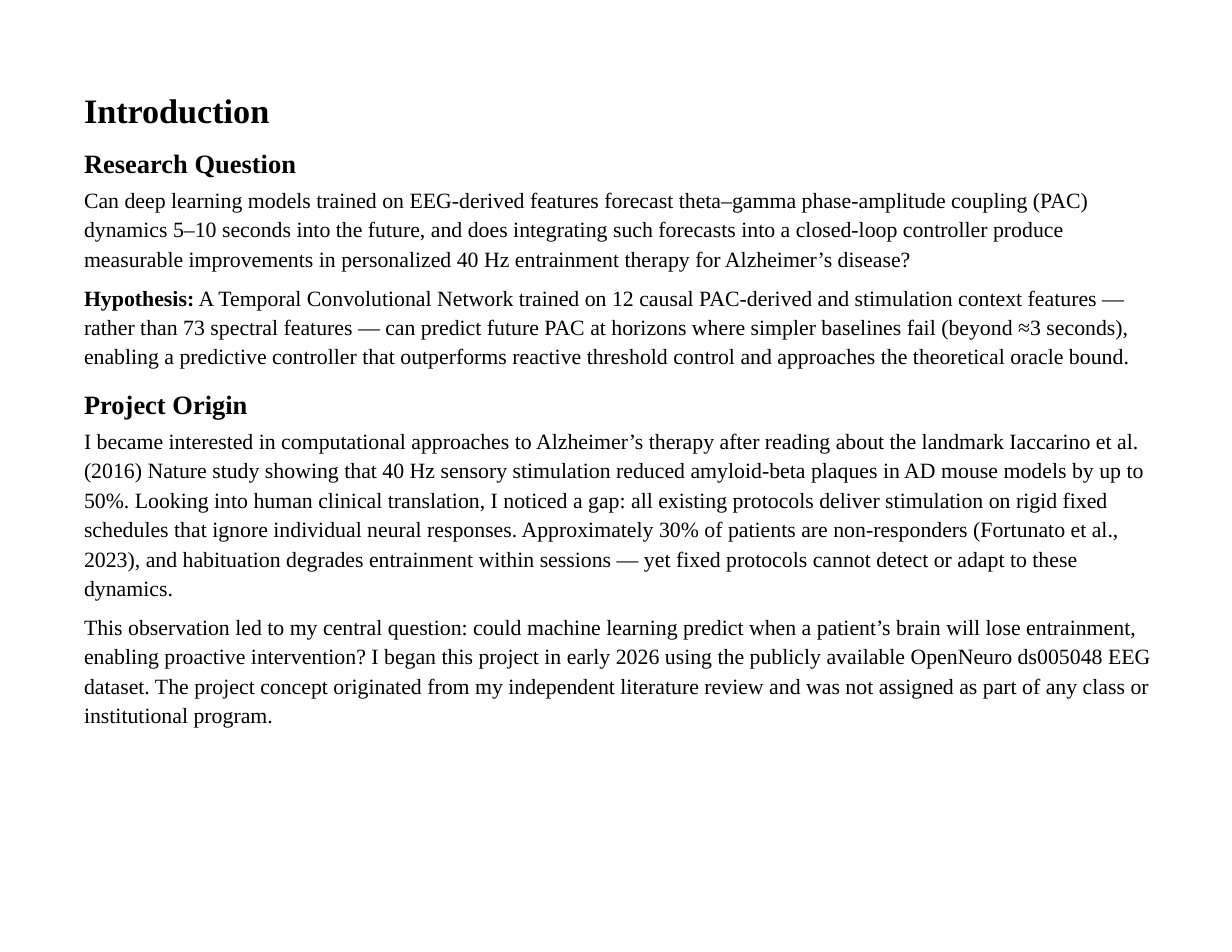
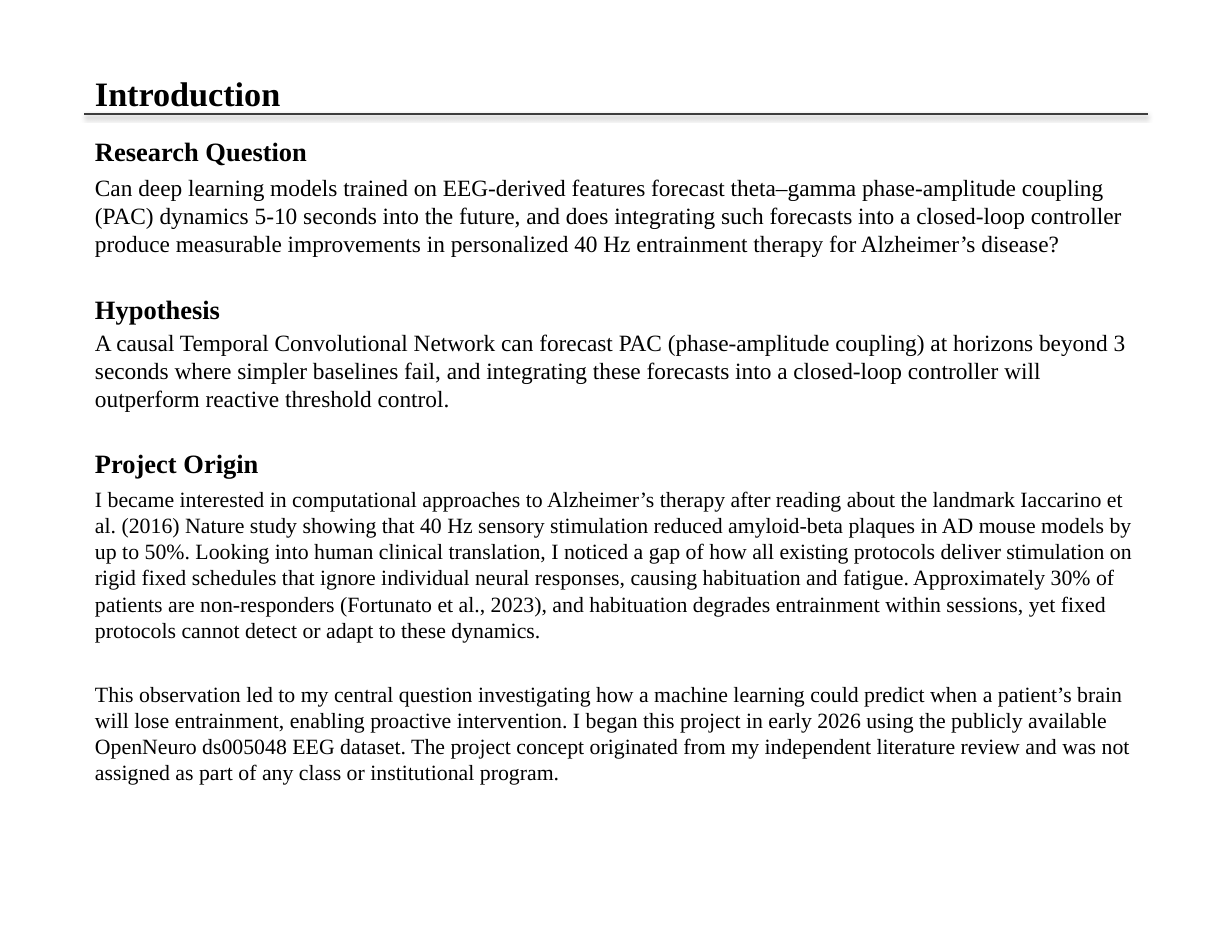
Before and after one commit to amaar-mc/closedloop-40hz-entrainment, a slide deck: slide 2 of CSEF/Presentation/CSEF_2026_Presentation.pptx. Drawn at 1232x952 pixels with LibreOffice and Linux fonts; fonts in the diff are those of the drawing. Boxes give left, top, right and bottom in pixels: in the first picture for what was removed or moved away, otherwise in the second. Text is boxed around its words. In the diff, an @@ line names an element or a change of style, - is before the commit and + after.

Commit message:
docs(csef): update presentation to final submitted version
Final 13-page presentation submitted to CSEF portal. Includes corrected
Jiao (2025) reference, updated closing sentence, trimmed discussion and
conclusions pages, and 91% oracle targeting gap clarification.

```diff
--- a/CSEF/Presentation/CSEF_2026_Presentation.pptx
+++ b/CSEF/Presentation/CSEF_2026_Presentation.pptx
@@ text "Introduction": place and size @@
-text "Introduction" at box(84, 99, 269, 124)
+text "Introduction" at box(95, 82, 280, 107)
@@ line added from (84, 114) to (1148, 114), #3C3C3C 1 pt @@
@@ text "Research Question": place and size @@
-text "Research Question" at box(84, 154, 296, 178)
+text "Research Question" at box(95, 142, 306, 166)
@@ text at box(95, 179, 1122, 257): text changed; size 14 to 15 pt @@
-Can deep learning models trained on EEG-derived features forecast theta–gamma phase-amplitude coupling (PAC) dynamics 5–10 seconds into the future, and does integrating such forecasts into a closed-loop controller produce measurable improvements in personalized 40 Hz entrainment therapy for Alzheimer’s disease?
+Can deep learning models trained on EEG-derived features forecast theta–gamma phase-amplitude coupling (PAC) dynamics 5-10 seconds into the future, and does integrating such forecasts into a closed-loop controller produce measurable improvements in personalized 40 Hz entrainment therapy for Alzheimer’s disease?
@@ text at box(95, 300, 1126, 412): text changed; size 14 to 15 pt @@
-Hypothesis: A Temporal Convolutional Network trained on 12 causal PAC-derived and stimulation context features — rather than 73 spectral features — can predict future PAC at horizons where simpler baselines fail (beyond ≈3 seconds), enabling a predictive controller that outperforms reactive threshold control and approaches the theoretical oracle bound.
+Hypothesis
+A causal Temporal Convolutional Network can forecast PAC (phase-amplitude coupling) at horizons beyond 3 seconds where simpler baselines fail, and integrating these forecasts into a closed-loop controller will outperform reactive threshold control.
@@ less space between paragraphs in 3 elements at box(95, 82, 280, 107), box(95, 142, 306, 166), box(95, 454, 258, 479) @@
@@ text "Project Origin": place and size @@
-text "Project Origin" at box(84, 395, 247, 420)
+text "Project Origin" at box(95, 454, 258, 479)
@@ text at box(95, 491, 1132, 643): text changed @@
-I became interested in computational approaches to Alzheimer’s therapy after reading about the landmark Iaccarino et al. (2016) Nature study showing that 40 Hz sensory stimulation reduced amyloid-beta plaques in AD mouse models by up to 50%. Looking into human clinical translation, I noticed a gap: all existing protocols deliver stimulation on rigid fixed schedules that ignore individual neural responses. Approximately 30% of patients are non-responders (Fortunato et al., 2023), and habituation degrades entrainment within sessions — yet fixed protocols cannot detect or adapt to these dynamics.
+I became interested in computational approaches to Alzheimer’s therapy after reading about the landmark Iaccarino et al. (2016) Nature study showing that 40 Hz sensory stimulation reduced amyloid-beta plaques in AD mouse models by up to 50%. Looking into human clinical translation, I noticed a gap of how all existing protocols deliver stimulation on rigid fixed schedules that ignore individual neural responses, causing habituation and fatigue. Approximately 30% of patients are non-responders (Fortunato et al., 2023), and habituation degrades entrainment within sessions, yet fixed protocols cannot detect or adapt to these dynamics.
@@ text at box(95, 687, 1130, 785): text changed @@
-This observation led to my central question: could machine learning predict when a patient’s brain will lose entrainment, enabling proactive intervention? I began this project in early 2026 using the publicly available OpenNeuro ds005048 EEG dataset. The project concept originated from my independent literature review and was not assigned as part of any class or institutional program.
+This observation led to my central question investigating how a machine learning could predict when a patient’s brain will lose entrainment, enabling proactive intervention. I began this project in early 2026 using the publicly available OpenNeuro ds005048 EEG dataset. The project concept originated from my independent literature review and was not assigned as part of any class or institutional program.
```
Also in this commit, not shown: 11 other slides changed, 1 slide added, 1 other file.
